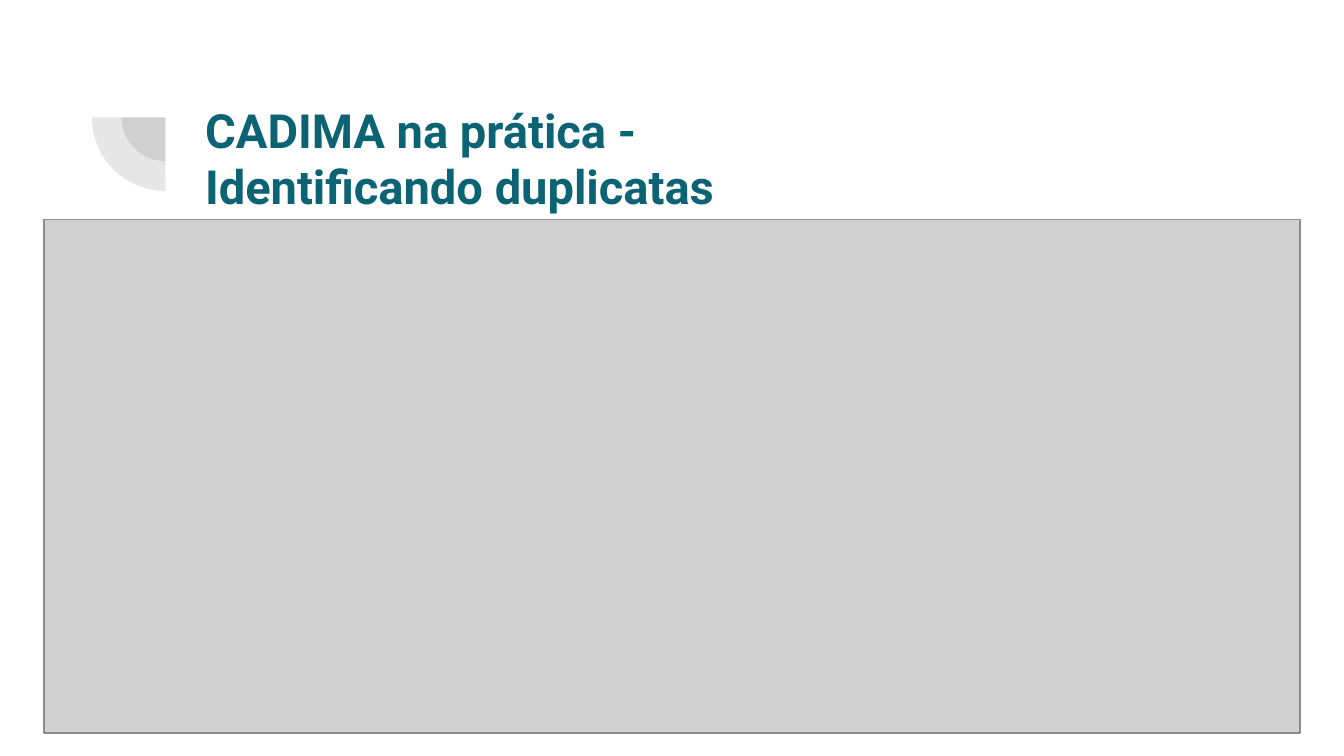
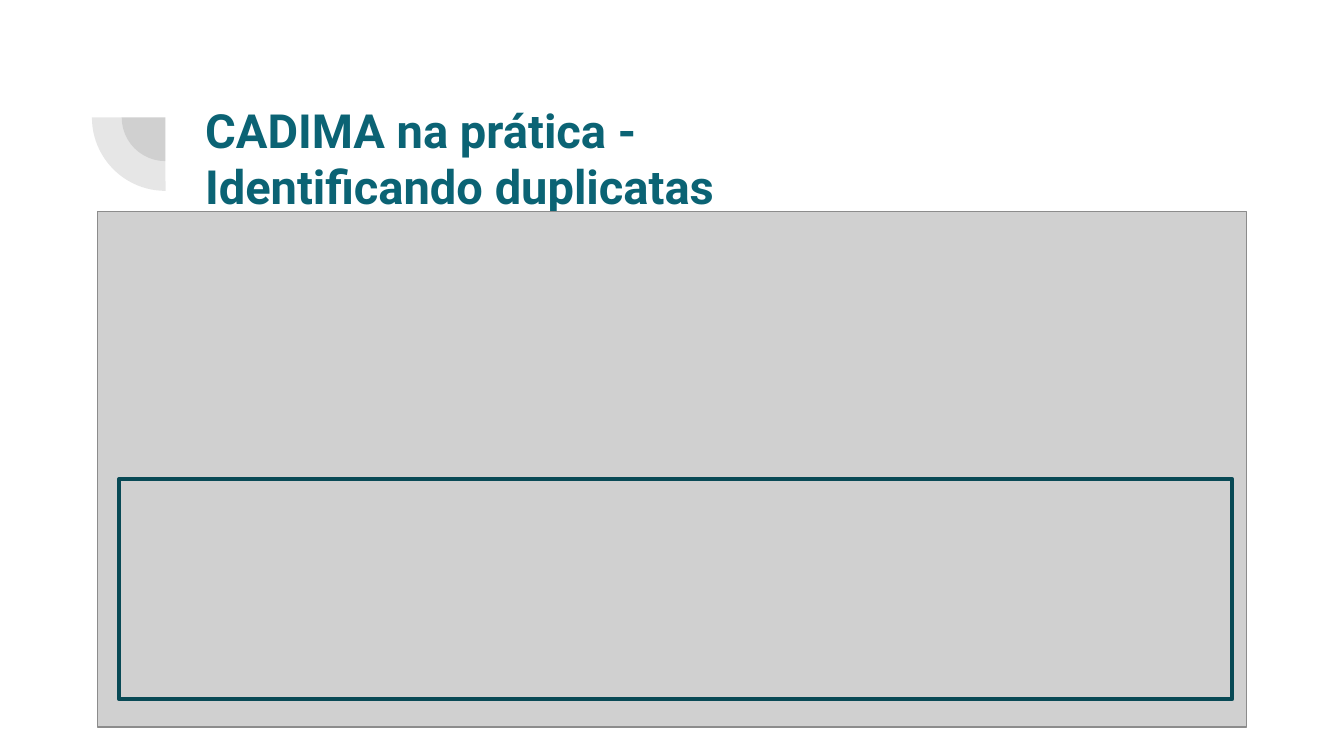
Before and after one commit to cglima/apresentacao-revisao-sistematica, a slide deck: slide 13 of apresentacao-revisao-sistematica.pptx (slide 11 before the commit). Drawn at 1344x756 pixels with LibreOffice and Linux fonts; fonts in the diff are those of the drawing; grey boxes stand for pictures. Boxes give left, top, right and bottom in pixels: in the first picture for what was removed or moved away, otherwise in the second. Text is boxed around its words. In the diff, an @@ line names an element or a change of style, - is before the commit and + after.

```diff
--- a/apresentacao-revisao-sistematica.pptx
+++ b/apresentacao-revisao-sistematica.pptx
@@ picture: place and size @@
-picture at <box>44,219,1301,732</box>
+picture at <box>98,211,1247,727</box>
@@ rectangle added at <box>120,480,1232,700</box>, outline #084956 2 pt @@
```
Also in this commit, not shown: 9 other slides changed, 3 slides added.
